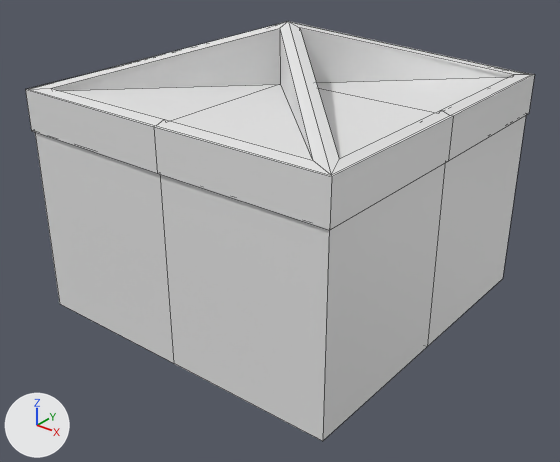
Before and after pictures for a commit that changed the FBX model CosmicWageWorkers/Assets/Prefabs/HorrorPrefabs/Models/FruitStand.fbx.
The view is the same before and after, from a 50 mm camera at (6.37, -8.14, 4.4) aimed at (0.16, -0.38, -0.42). The lights are fixed; the arrows at lower left show +X, +Y and +Z. The first picture is the older version. Mesh edges are drawn as thin lines.

The older version as bpy lines, for what is in view:
```python
me_cube_007 = bpy.data.meshes.new('Cube.007')
me_cube_007.from_pydata(...)  # 74 vertices, 76 faces; spans x -2.46..2.46, y -2.46..2.47, z -1.63..2.44
ob_fruitstand_low = bpy.data.objects.new('FruitStand_low', me_cube_007)
ob_fruitstand_low.location = (0.0, 0.0, 0.0)
```
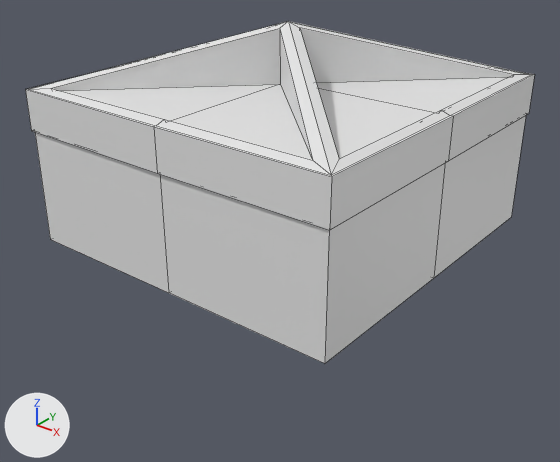
The newer file is also rescaled (x4.382), turned or shifted as a whole; pictures and numbers use the older file's frame.

Boxes (x1, y1, x2, y2) around the edits, measured in the pictures (560 x 462 px; the box of a moved part takes in the faces that stretch with it):
'FruitStand_low', reshaped (19% shorter)
    before: (26, 21, 534, 441)
    after: (26, 21, 534, 363)
part 1 of me_cube_007, moved or reshaped
    before: (35, 116, 526, 441)
    after: (35, 116, 526, 363)
part 2 of me_cube_007, shading changed
    before: (50, 43, 512, 441)
    after: (50, 43, 512, 363)

The change in detail:
me_cube_007 is used by ob_fruitstand_low; location (0.0, 0.0, 0.0).
me_cube_007 had 74 vertices, 76 faces and spanned x -2.46..2.46, y -2.46..2.47, z -1.63..2.44.
me_cube_007 now has 74 vertices, 76 faces and spans x -2.46..2.46, y -2.46..2.47, z -0.56..2.44.
me_cube_007 part 1: all 9 vertices in x -2.42..2.42, y -2.42..2.42, z -1.63 are moved by (0.0, 0.0, 1.07).
me_cube_007 part 2: edges marked sharp go from 84 to 98.
